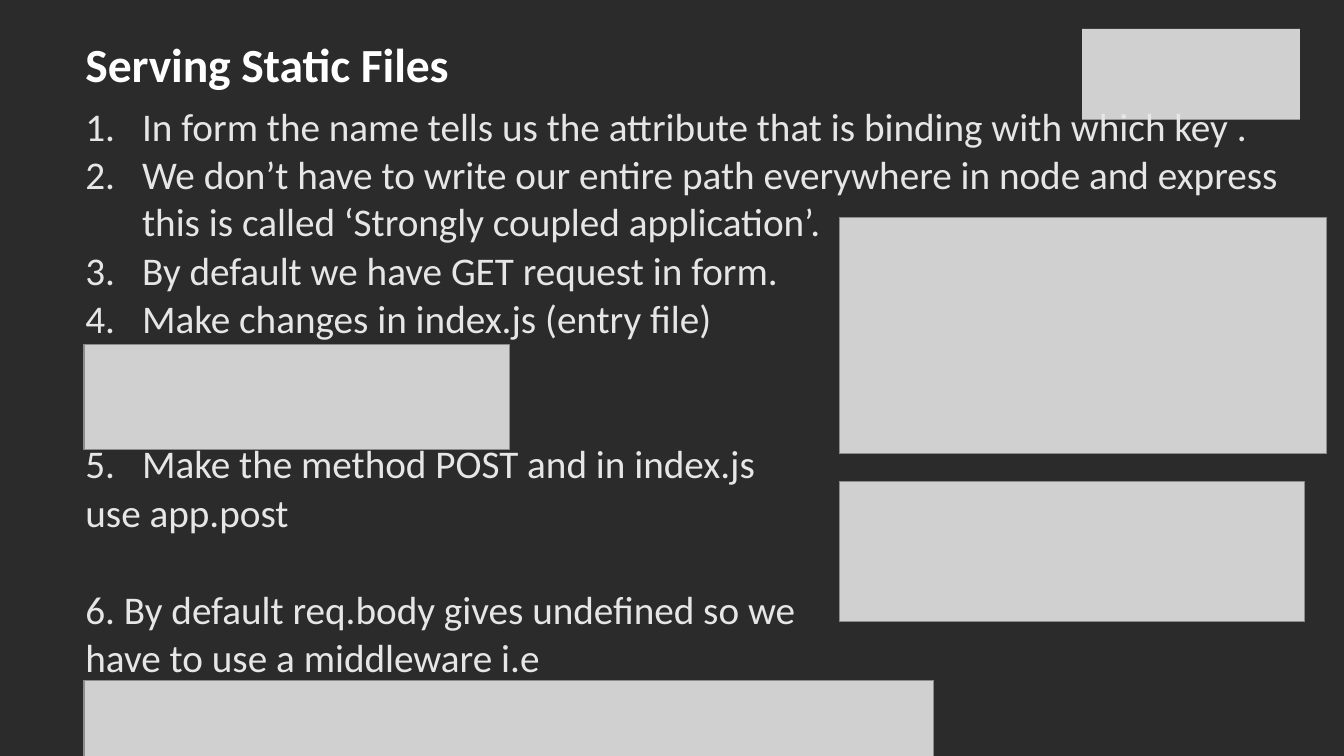
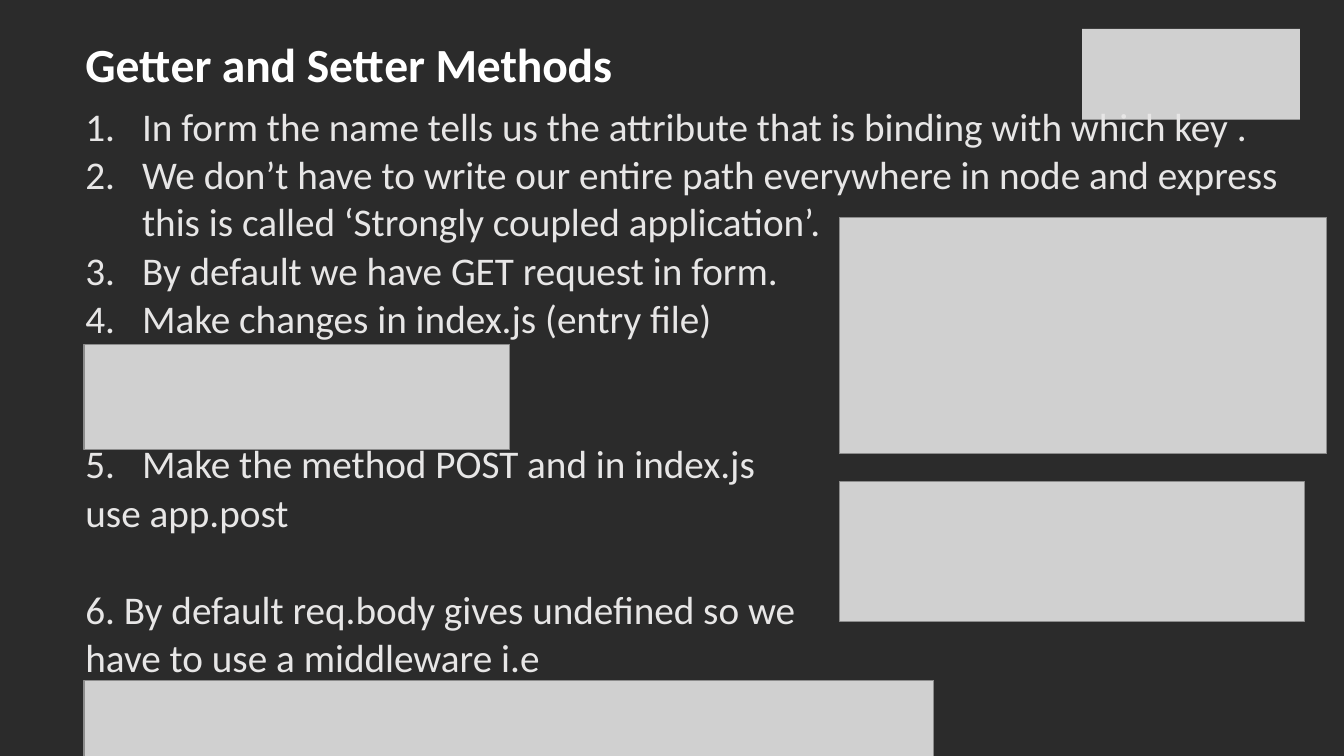
Before and after one commit to SachinBarpanda/glaBackend, a slide deck: slide 18 of NodeJS.pptx. Drawn at 1344x756 pixels with LibreOffice and Linux fonts; fonts in the diff are those of the drawing; grey boxes stand for pictures; background and template pictures are left out; a plain dark background stands for a picture behind light text. Boxes give left, top, right and bottom in pixels: in the first picture for what was removed or moved away, otherwise in the second. Text is boxed around its words. In the diff, an @@ line names an element or a change of style, - is before the commit and + after.

```diff
--- a/NodeJS.pptx
+++ b/NodeJS.pptx
@@ title at (x1=85, y1=48, x2=613, y2=83): text changed @@
-Serving Static Files
+Getter and Setter Methods
```
Also in this commit, not shown: 31 other files.
